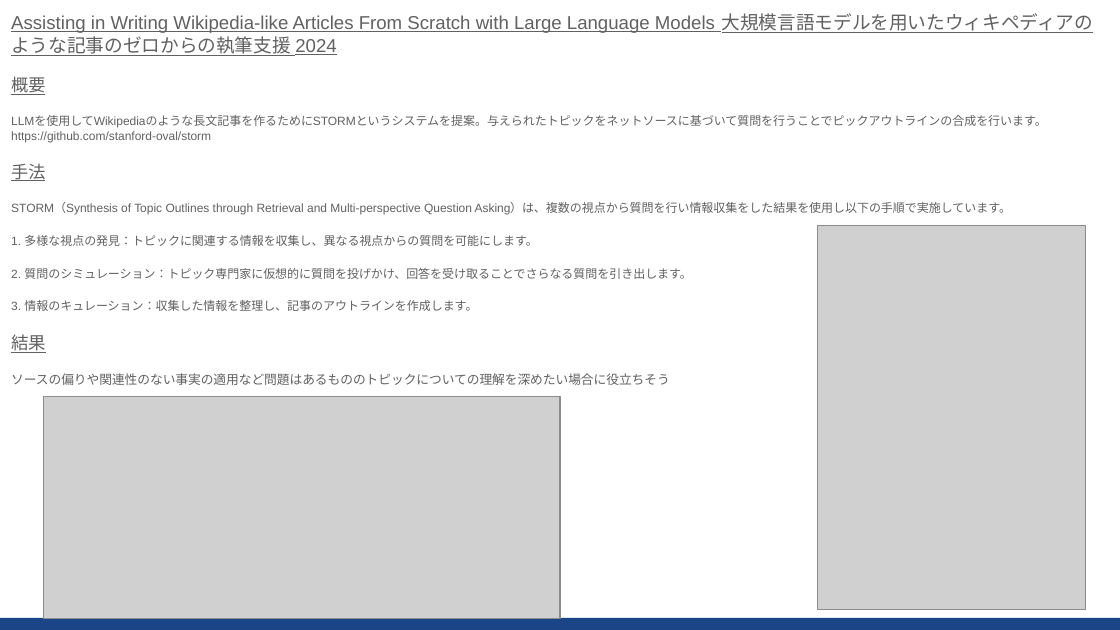
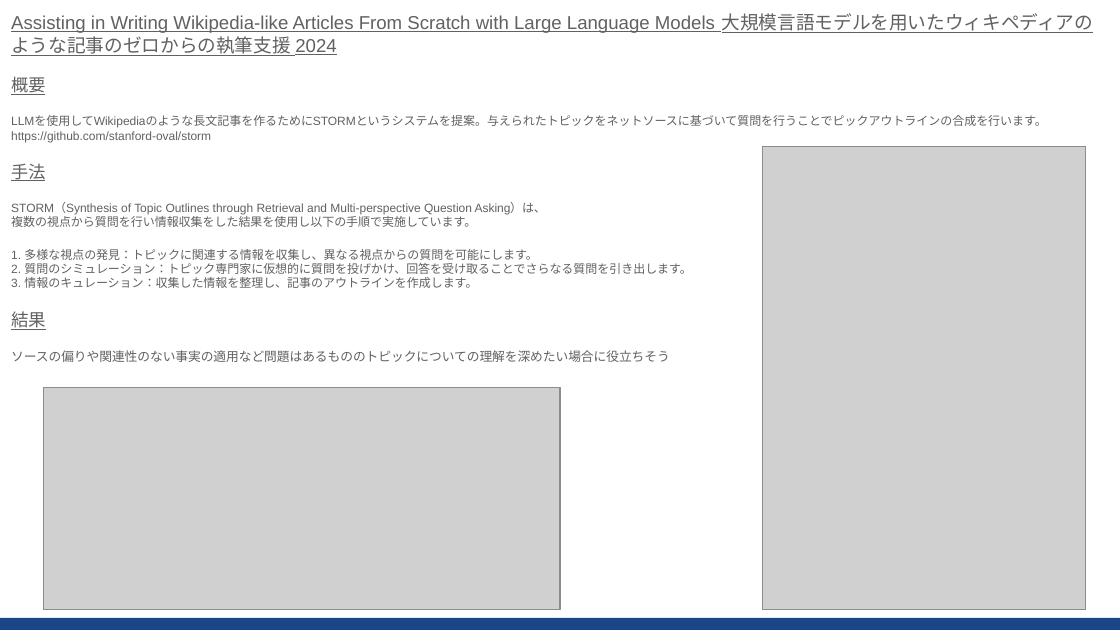
Before and after one commit to sekihan02/code_sundbox, a slide deck: slide 2 of 2024_LLM論文要約_5.pptx. Drawn at 1120x630 pixels with LibreOffice and Linux fonts; fonts in the diff are those of the drawing; grey boxes stand for pictures. Boxes give left, top, right and bottom in pixels: in the first picture for what was removed or moved away, otherwise in the second. Text is boxed around its words. In the diff, an @@ line names an element or a change of style, - is before the commit and + after.

```diff
--- a/2024_LLM論文要約_5.pptx
+++ b/2024_LLM論文要約_5.pptx
@@ picture: place and size @@
-picture at box(818, 225, 1085, 609)
+picture at box(763, 147, 1085, 610)
@@ text at box(11, 202, 691, 288): text changed @@
-STORM（Synthesis of Topic Outlines through Retrieval and Multi-perspective Question Asking）は、複数の視点から質問を行い情報収集をした結果を使用し以下の手順で実施しています。
-1. 多様な視点の発見：トピックに関連する情報を収集し、異なる視点からの質問を可能にします。
-2. 質問のシミュレーション：トピック専門家に仮想的に質問を投げかけ、回答を受け取ることでさらなる質問を引き出します。
-3. 情報のキュレーション：収集した情報を整理し、記事のアウトラインを作成します。
+STORM（Synthesis of Topic Outlines through Retrieval and Multi-perspective Question Asking）は、
+複数の視点から質問を行い情報収集をした結果を使用し以下の手順で実施しています。
+1. 多様な視点の発見：トピックに関連する情報を収集し、異なる視点からの質問を可能にします。
+2. 質問のシミュレーション：トピック専門家に仮想的に質問を投げかけ、回答を受け取ることでさらなる質問を引き出します。
+3. 情報のキュレーション：収集した情報を整理し、記事のアウトラインを作成します。
@@ picture: place and size @@
-picture at box(43, 396, 560, 619)
+picture at box(43, 388, 560, 610)
```
Also in this commit, not shown: 25 slides added, 1 other file.
